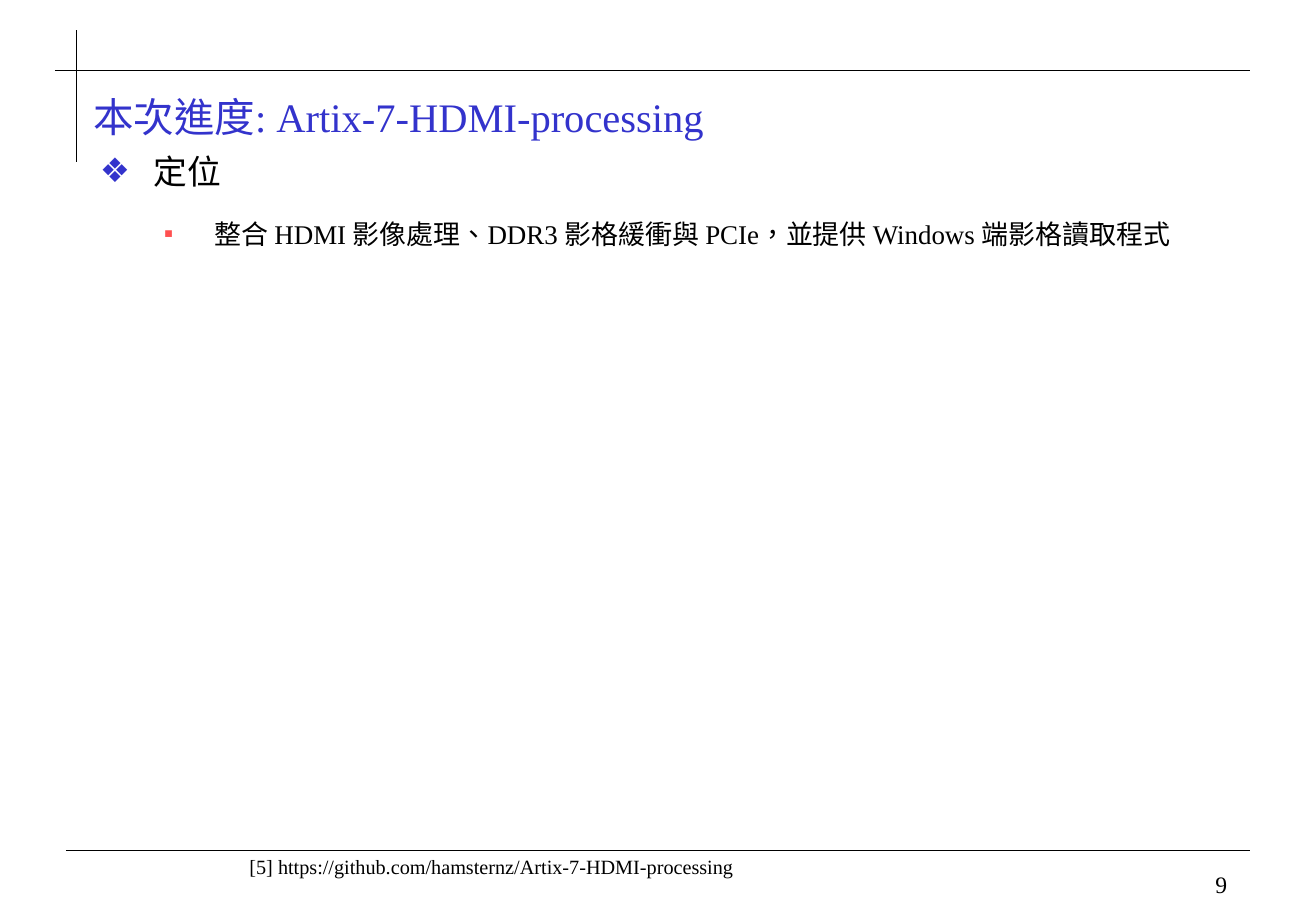
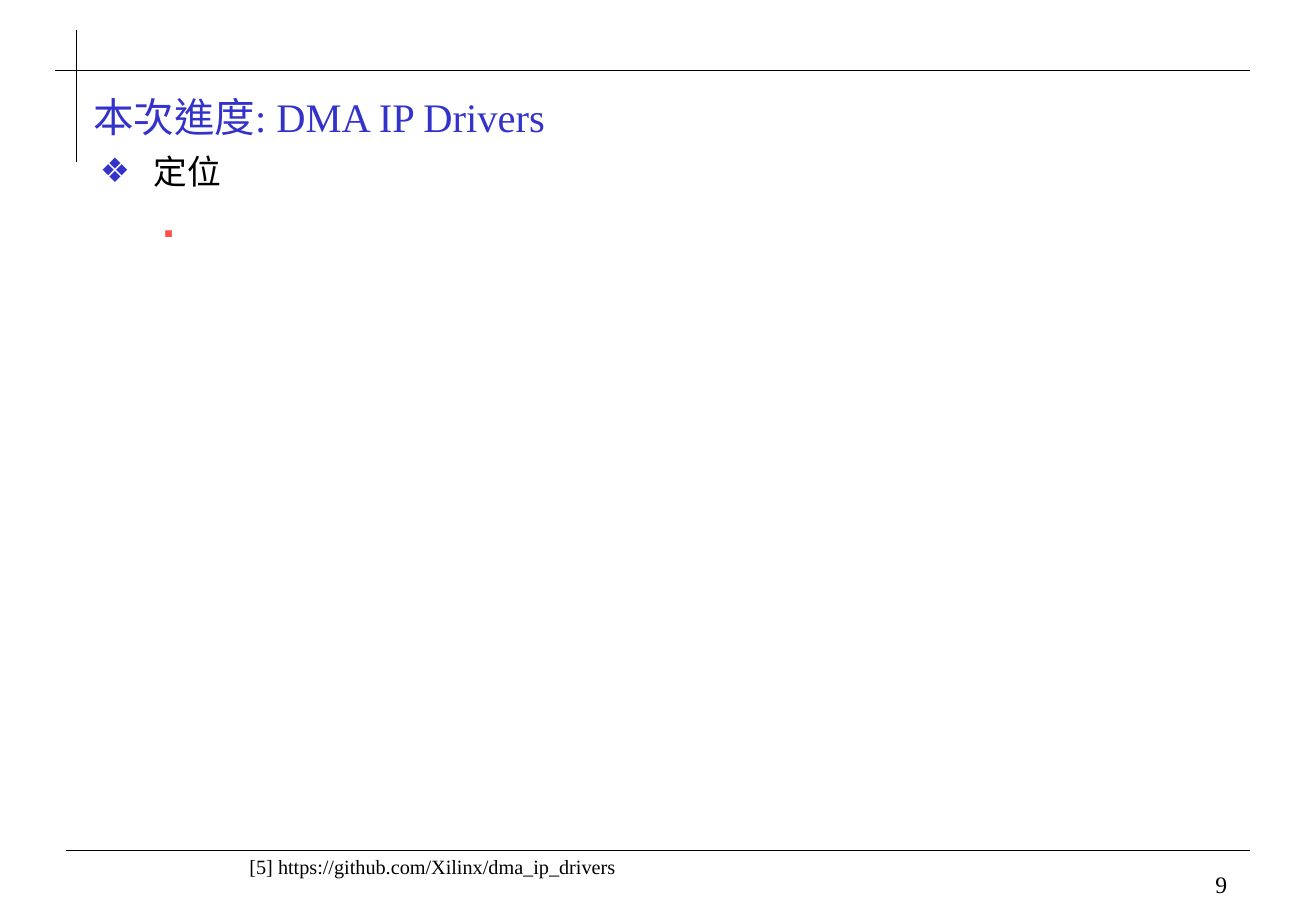
Before and after one commit to 0ilasis0/home, a slide deck: slide 9 of Onyx_進度報告_1013.pptx. Drawn at 1316x911 pixels with LibreOffice and Linux fonts; fonts in the diff are those of the drawing; background and template pictures are left out. Boxes give left, top, right and bottom in pixels: in the first picture for what was removed or moved away, otherwise in the second. Text is boxed around its words. In the diff, an @@ line names an element or a change of style, - is before the commit and + after.

```diff
--- a/Onyx_進度報告_1013.pptx
+++ b/Onyx_進度報告_1013.pptx
@@ title at (x1=93, y1=98, x2=544, y2=136): text changed @@
-本次進度: Artix-7-HDMI-processing
+本次進度: DMA IP Drivers
@@ text at (x1=215, y1=221, x2=1170, y2=247): paragraph removed @@
-  ▪ 整合 HDMI 影像處理、DDR3 影格緩衝與 PCIe，並提供 Windows 端影格讀取程式
@@ text at (x1=249, y1=860, x2=615, y2=878): text changed @@
-[5] https://github.com/hamsternz/Artix-7-HDMI-processing
+[5] https://github.com/Xilinx/dma_ip_drivers
```
Also in this commit, not shown: 6 other slides changed, 3 other files.
